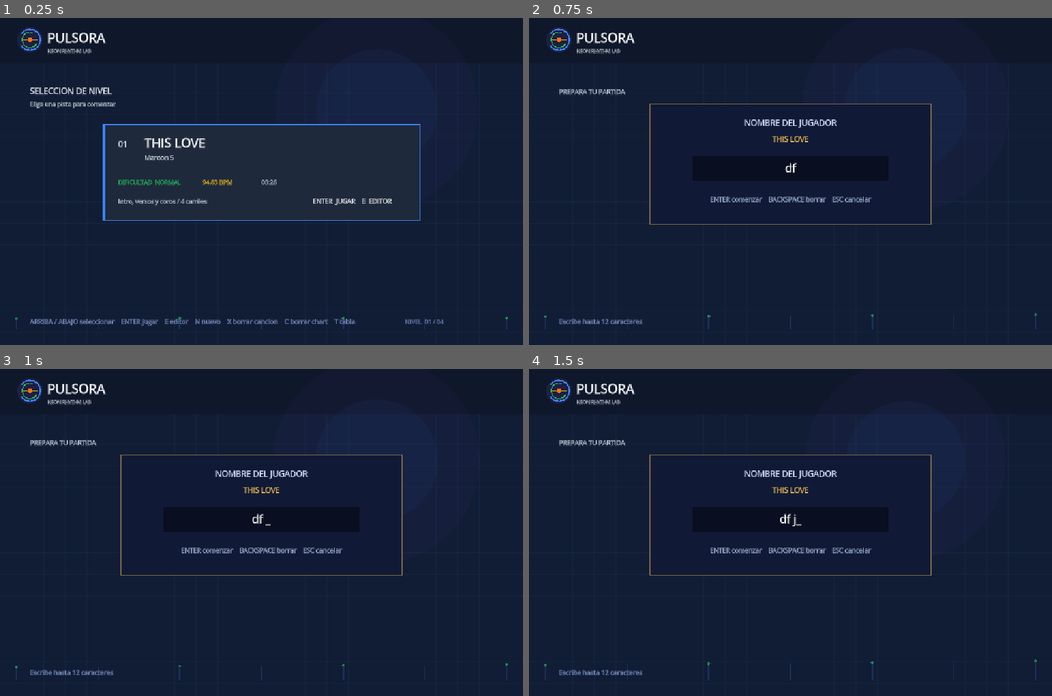
Above: before the commit, frames 1-4 (two rows, left to right).
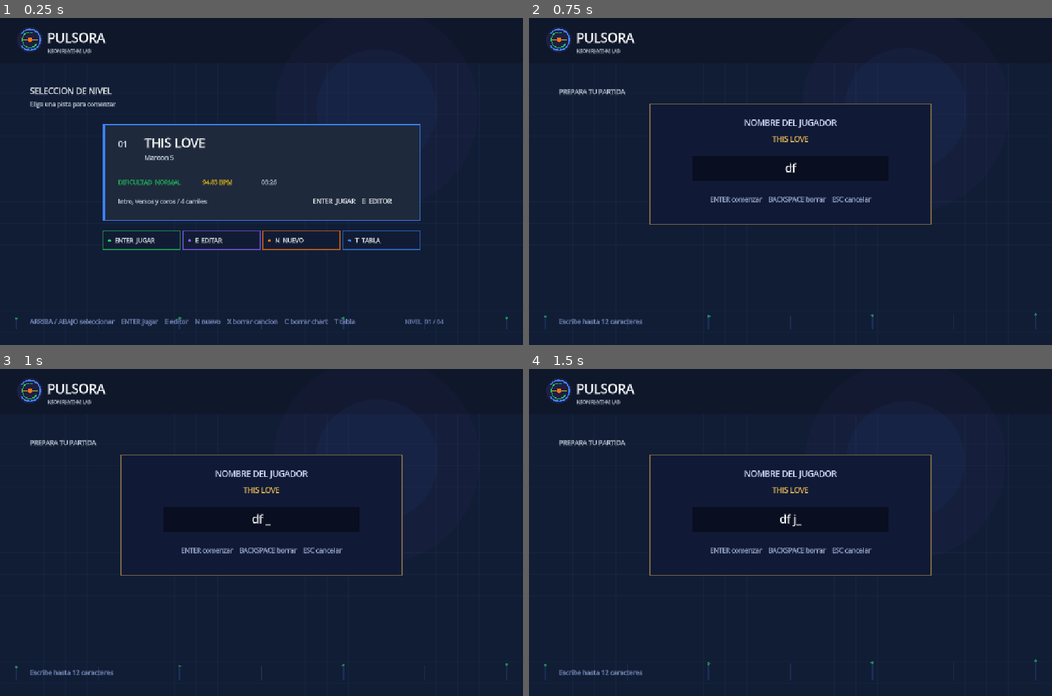
Above: after the commit, the same moments.

Repository: felipapa/Bateria
Game: Godot game, scene res://main.tscn
Same seed, same stepped clock (60 frames per second), same inputs: the game is played once before the commit and once after it. Sound files missing from this copy of the repository are replaced by a short silence.
Inputs (mouse positions are in pixels of both pictures, inside the frame that each line leads up to):
- Up to frame 1 (0.25 s): no input
- Up to frame 2 (0.75 s): tap Enter at 0.5 s; move the mouse to (905, 165) at 0.52 s; hold D from 0.53 s (still down); tap F at 0.6 s; click (905, 165) at 0.67 s
- Up to frame 3 (1 s): keep holding D; tap Space at 0.77 s
- Up to frame 4 (1.5 s): move the mouse to (685, 548) at 1.27 s; release D at 1.28 s; hold Down from 1.28 s (still down); tap J at 1.35 s

The runs differ from the first frame. In frame 1, 0.7% of the frame differs, in the area x 19-81%, y 65-71%; in frame 2, nothing differs; in frame 3, nothing differs; in frame 4, nothing differs.

Commit message:
add mystic rhythm interface and chart shifting

Diff:
--- a/scripts/rhythm_game.gd
+++ b/scripts/rhythm_game.gd
@@ -518,6 +518,10 @@
 	elif keycode == KEY_3:
 		editor_subdivision = 4
 		editor_message = "Snap: semicorcheas"
+	elif key_event.unicode == 91:
+		_shift_all_chart_notes(-current_beat / 4.0)
+	elif key_event.unicode == 93:
+		_shift_all_chart_notes(current_beat / 4.0)
 	elif keycode == KEY_ENTER:
 		_start_level()
 
@@ -603,6 +607,16 @@
 		editor_message = "Nota borrada"
 	else:
 		editor_message = "No hay nota cerca"
+
+
+func _shift_all_chart_notes(amount: float) -> void:
+	for index in range(chart.size()):
+		var note: Dictionary = chart[index]
+		note.time = clampf(float(note.time) + amount, 0.0, song_length - 0.05)
+		chart[index] = note
+	_sort_chart()
+	editor_time = clampf(editor_time + amount, 0.0, song_length)
+	editor_message = "Todos los tiles %s %.3f s" % ["adelantados" if amount > 0.0 else "retrasados", absf(amount)]
 
 
 func _save_chart() -> void:
@@ -1271,6 +1285,13 @@
 		draw_string(fallback_font, text_position + Vector2(1.0, 22.0), BRAND_TAGLINE, HORIZONTAL_ALIGNMENT_LEFT, -1.0, 10, COLOR_LIGHT)
 
 
+func _draw_action_button(rect: Rect2, label: String, accent: Color) -> void:
+	draw_rect(rect, Color("#111C34"))
+	draw_rect(rect, Color(accent, 0.70), false, 2.0)
+	draw_circle(rect.position + Vector2(15.0, rect.size.y * 0.5), 3.0, accent)
+	draw_string(fallback_font, rect.position + Vector2(27.0, rect.size.y * 0.5 + 5.0), label, HORIZONTAL_ALIGNMENT_LEFT, rect.size.x - 34.0, 13, COLOR_WHITE)
+
+
 func _draw_menu() -> void:
 	var viewport_size := get_viewport_rect().size
 	_draw_animated_background(viewport_size, menu_time)
@@ -1295,6 +1316,12 @@
 	draw_string(fallback_font, card_position + Vector2(350.0, 132.0), str(level.length), HORIZONTAL_ALIGNMENT_LEFT, -1.0, 13, COLOR_LIGHT)
 	draw_string(fallback_font, card_position + Vector2(34.0, 174.0), str(level.notes), HORIZONTAL_ALIGNMENT_LEFT, -1.0, 13, COLOR_LIGHT)
 	draw_string(fallback_font, card_position + Vector2(card_size.x - 260.0, 174.0), "ENTER  JUGAR    E  EDITOR", HORIZONTAL_ALIGNMENT_CENTER, 220.0, 14, COLOR_WHITE)
+	var button_y := card_position.y + card_size.y + 24.0
+	var button_width := (card_size.x - 18.0) / 4.0
+	_draw_action_button(Rect2(card_position.x, button_y, button_width, 42.0), "ENTER  JUGAR", COLOR_GREEN)
+	_draw_action_button(Rect2(card_position.x + button_width + 6.0, button_y, button_width, 42.0), "E  EDITAR", COLOR_VIOLET)
+	_draw_action_button(Rect2(card_position.x + (button_width + 6.0) * 2.0, button_y, button_width, 42.0), "N  NUEVO", COLOR_ORANGE)
+	_draw_action_button(Rect2(card_position.x + (button_width + 6.0) * 3.0, button_y, button_width, 42.0), "T  TABLA", COLOR_BLUE)
 
 	draw_string(fallback_font, Vector2(66.0, viewport_size.y - 46.0), "ARRIBA / ABAJO seleccionar    ENTER jugar    E editor    N nuevo    X borrar cancion    C borrar chart    T tabla", HORIZONTAL_ALIGNMENT_LEFT, -1.0, 14, Color("#8296c9"))
 	draw_string(fallback_font, Vector2(viewport_size.x - 260.0, viewport_size.y - 46.0), "NIVEL  %02d / %02d" % [selected_level + 1, levels.size()], HORIZONTAL_ALIGNMENT_LEFT, -1.0, 13, Color("#6678aa"))
@@ -1450,8 +1477,12 @@
 	draw_string(fallback_font, Vector2(viewport_size.x - 320.0, 126.0), "NOTAS  %03d" % chart.size(), HORIZONTAL_ALIGNMENT_LEFT, -1.0, 18, Color("#8fffd6"))
 	draw_string(fallback_font, Vector2(72.0, 530.0), "Click izquierdo: colocar/quitar    Click derecho: borrar    Click central: mover cursor", HORIZONTAL_ALIGNMENT_LEFT, -1.0, 13, Color("#a9b8df"))
 	draw_string(fallback_font, Vector2(72.0, 562.0), "ESPACIO %s    1 negras    2 corcheas    3 semicorcheas" % ("PAUSAR" if editor_playing else "REPRODUCIR"), HORIZONTAL_ALIGNMENT_LEFT, -1.0, 14, Color("#8296c9"))
-	draw_string(fallback_font, Vector2(72.0, 588.0), "S guardar    L cargar    ENTER probar nivel    ESC menu", HORIZONTAL_ALIGNMENT_LEFT, -1.0, 14, Color("#8296c9"))
+	draw_string(fallback_font, Vector2(72.0, 588.0), "S guardar    L cargar    [ retrasar    ] adelantar    ENTER probar    ESC menu", HORIZONTAL_ALIGNMENT_LEFT, -1.0, 14, Color("#8296c9"))
 	draw_string(fallback_font, Vector2(72.0, 635.0), editor_message, HORIZONTAL_ALIGNMENT_LEFT, -1.0, 15, Color("#ffc857"))
+	_draw_action_button(Rect2(72.0, 652.0, 160.0, 38.0), "ESPACIO  PLAY", COLOR_GREEN)
+	_draw_action_button(Rect2(242.0, 652.0, 160.0, 38.0), "S  GUARDAR", COLOR_BLUE)
+	_draw_action_button(Rect2(412.0, 652.0, 190.0, 38.0), "[ ]  MOVER TILES", COLOR_ORANGE)
+	_draw_action_button(Rect2(612.0, 652.0, 190.0, 38.0), "ENTER  PROBAR", COLOR_VIOLET)
 
 
 func _draw_game() -> void:
